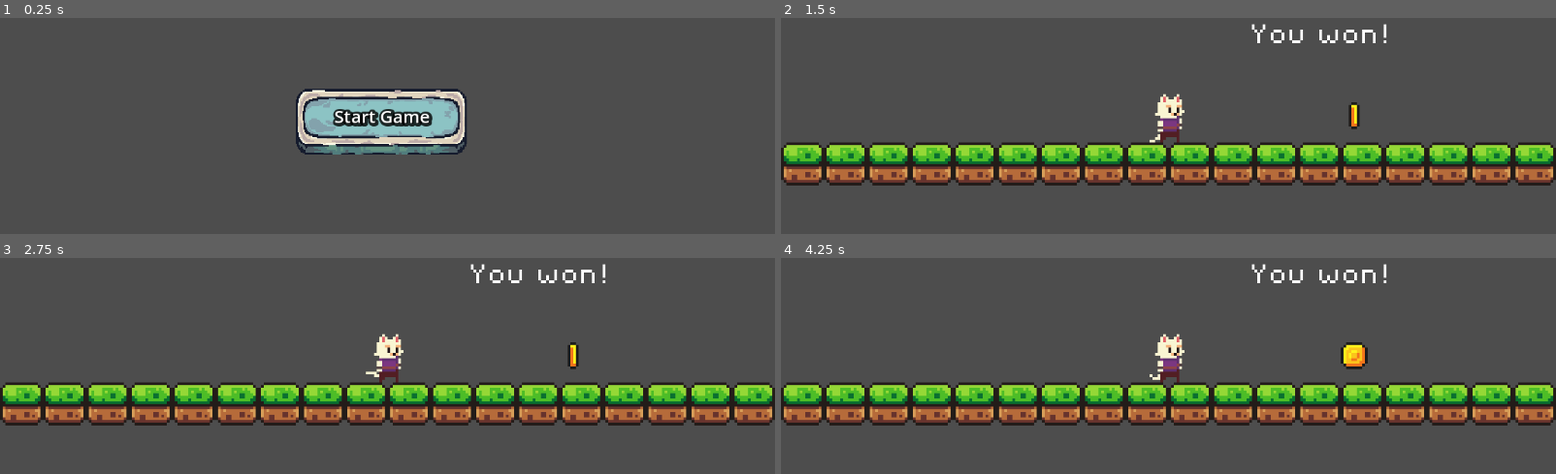
Above: before the commit, frames 1-4 (two rows, left to right).
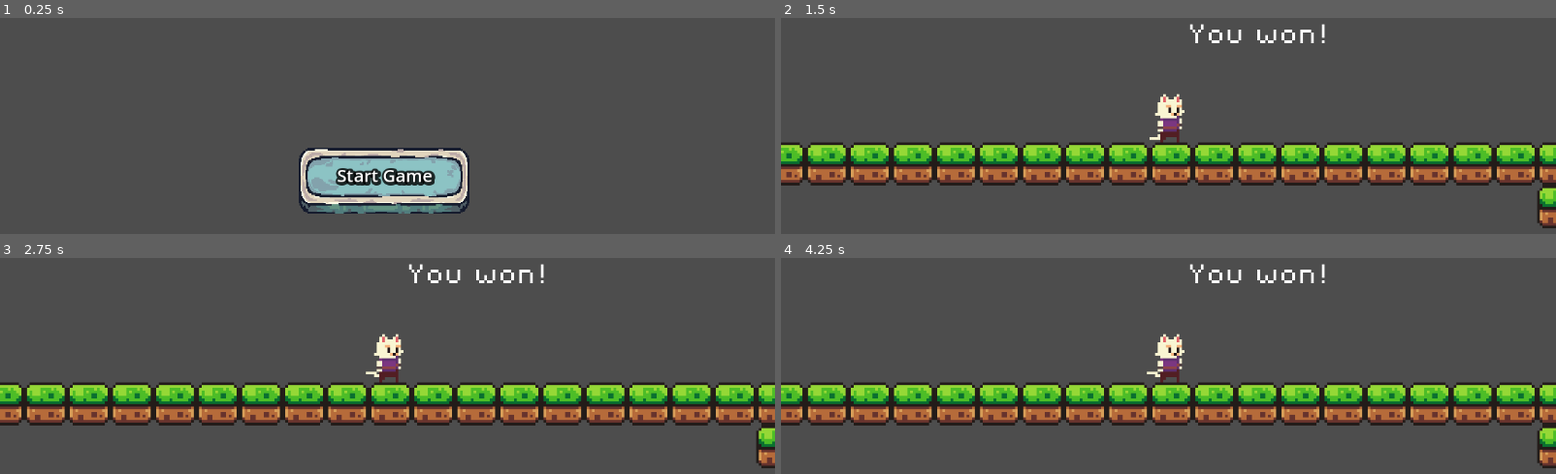
Above: after the commit, the same moments.

Repository: Mirai-09/KittyCam_campfire
Game: Godot game, scene res://Scenes/MainMenu.tscn
Same seed, same stepped clock (60 frames per second), same inputs: the game is played once before the commit and once after it.
Inputs:
- Up to frame 1 (0.25 s): no input
- Up to frame 2 (1.5 s): click "Start Game" at 0.5 s; tap Enter at 1.25 s
- Up to frame 3 (2.75 s): tap Space at 2 s
- Up to frame 4 (4.25 s): tap Enter at 2.75 s; tap Space at 3.5 s

The runs differ from the first frame. In frame 1, 12% of the frame differs, in the area x 38-61%, y 32-91%; in frame 2, 13%; in frame 3, 13%; in frame 4, 13%, in the area x 0-100%, y 2-98%.

Commit message:
bg music; no coin scene
bg music and coin musi

Diff:
--- a/kitty-cam-campfire/Scenes/MainMenu.tscn
+++ b/kitty-cam-campfire/Scenes/MainMenu.tscn
@@ -3,7 +3,7 @@
 [ext_resource type="Texture2D" uid="uid://cm2j3re4ojywf" path="res://Assets/Buttons/Button_Blue_3Slides.png" id="1_8saeu"]
 [ext_resource type="Texture2D" uid="uid://qv62jt6m0llq" path="res://Assets/Buttons/Button_Blue_3Slides_Pressed.png" id="2_ghw46"]
 [ext_resource type="Texture2D" uid="uid://cwtd0rlls2r7v" path="res://Assets/Buttons/Button_Hover_3Slides.png" id="3_df05h"]
-[ext_resource type="Script" uid="uid://cj4013sgl38jh" path="res://Scenes/start_button.gd" id="4_ghw46"]
+[ext_resource type="Script" uid="uid://cj4013sgl38jh" path="res://Scripts/start_button.gd" id="4_ghw46"]
 
 [sub_resource type="FontVariation" id="FontVariation_8saeu"]
 
@@ -27,10 +27,10 @@
 anchor_top = 0.5
 anchor_right = 0.5
 anchor_bottom = 0.5
-offset_left = -137.0
-offset_top = -56.0
-offset_right = 137.0
-offset_bottom = 56.0
+offset_left = -133.0
+offset_top = 32.0
+offset_right = 141.0
+offset_bottom = 144.0
 grow_horizontal = 2
 grow_vertical = 2
 texture_normal = ExtResource("1_8saeu")
--- /dev/null
+++ b/kitty-cam-campfire/Scenes/audio_stream_player.tscn
@@ -0,0 +1,7 @@
+[gd_scene load_steps=2 format=3 uid="uid://c08nqxj8j3y54"]
+
+[ext_resource type="AudioStream" uid="uid://cmi8w0cimwn8y" path="res://Assets/goldensoundlabs-shimmy-294651.mp3" id="1_td4n3"]
+
+[node name="AudioStreamPlayer" type="AudioStreamPlayer"]
+stream = ExtResource("1_td4n3")
+autoplay = true
--- a/kitty-cam-campfire/Scenes/coin.tscn
+++ /dev/null
@@ -1,113 +0,0 @@
-[gd_scene load_steps=17 format=3 uid="uid://c83m3r4gx2l2f"]
-
-[ext_resource type="Texture2D" uid="uid://nfn8tn6gqy2l" path="res://Assets/brackeys_platformer_assets/brackeys_platformer_assets/sprites/coin.png" id="1_2qo34"]
-[ext_resource type="Script" uid="uid://b58lpsg2jv6cf" path="res://Scripts/coin.gd" id="1_jgi06"]
-
-[sub_resource type="AtlasTexture" id="AtlasTexture_0t63x"]
-atlas = ExtResource("1_2qo34")
-region = Rect2(0, 0, 16, 16)
-
-[sub_resource type="AtlasTexture" id="AtlasTexture_v7riw"]
-atlas = ExtResource("1_2qo34")
-region = Rect2(16, 0, 16, 16)
-
-[sub_resource type="AtlasTexture" id="AtlasTexture_pdq0q"]
-atlas = ExtResource("1_2qo34")
-region = Rect2(32, 0, 16, 16)
-
-[sub_resource type="AtlasTexture" id="AtlasTexture_w14il"]
-atlas = ExtResource("1_2qo34")
-region = Rect2(48, 0, 16, 16)
-
-[sub_resource type="AtlasTexture" id="AtlasTexture_h4etq"]
-atlas = ExtResource("1_2qo34")
-region = Rect2(64, 0, 16, 16)
-
-[sub_resource type="AtlasTexture" id="AtlasTexture_o4fra"]
-atlas = ExtResource("1_2qo34")
-region = Rect2(80, 0, 16, 16)
-
-[sub_resource type="AtlasTexture" id="AtlasTexture_te2np"]
-atlas = ExtResource("1_2qo34")
-region = Rect2(96, 0, 16, 16)
-
-[sub_resource type="AtlasTexture" id="AtlasTexture_m1j4n"]
-atlas = ExtResource("1_2qo34")
-region = Rect2(112, 0, 16, 16)
-
-[sub_resource type="AtlasTexture" id="AtlasTexture_v1mwu"]
-atlas = ExtResource("1_2qo34")
-region = Rect2(128, 0, 16, 16)
-
-[sub_resource type="AtlasTexture" id="AtlasTexture_uf4yh"]
-atlas = ExtResource("1_2qo34")
-region = Rect2(144, 0, 16, 16)
-
-[sub_resource type="AtlasTexture" id="AtlasTexture_ciu18"]
-atlas = ExtResource("1_2qo34")
-region = Rect2(160, 0, 16, 16)
-
-[sub_resource type="AtlasTexture" id="AtlasTexture_ybu58"]
-atlas = ExtResource("1_2qo34")
-region = Rect2(176, 0, 16, 16)
-
-[sub_resource type="SpriteFrames" id="SpriteFrames_s5w7y"]
-animations = [{
-"frames": [{
-"duration": 1.0,
-"texture": SubResource("AtlasTexture_0t63x")
-}, {
-"duration": 1.0,
-"texture": SubResource("AtlasTexture_v7riw")
-}, {
-"duration": 1.0,
-"texture": SubResource("AtlasTexture_pdq0q")
-}, {
-"duration": 1.0,
-"texture": SubResource("AtlasTexture_w14il")
-}, {
-"duration": 1.0,
-"texture": SubResource("AtlasTexture_h4etq")
-}, {
-"duration": 1.0,
-"texture": SubResource("AtlasTexture_o4fra")
-}, {
-"duration": 1.0,
-"texture": SubResource("AtlasTexture_te2np")
-}, {
-"duration": 1.0,
-"texture": SubResource("AtlasTexture_m1j4n")
-}, {
-"duration": 1.0,
-"texture": SubResource("AtlasTexture_v1mwu")
-}, {
-"duration": 1.0,
-"texture": SubResource("AtlasTexture_uf4yh")
-}, {
-"duration": 1.0,
-"texture": SubResource("AtlasTexture_ciu18")
-}, {
-"duration": 1.0,
-"texture": SubResource("AtlasTexture_ybu58")
-}],
-"loop": true,
-"name": &"default",
-"speed": 10.0
-}]
-
-[sub_resource type="CircleShape2D" id="CircleShape2D_relgi"]
-radius = 5.0
-
-[node name="coin" type="Area2D"]
-collision_mask = 2
-script = ExtResource("1_jgi06")
-
-[node name="AnimatedSprite2D" type="AnimatedSprite2D" parent="."]
-sprite_frames = SubResource("SpriteFrames_s5w7y")
-autoplay = "default"
-frame_progress = 0.07307836
-
-[node name="CollisionShape2D" type="CollisionShape2D" parent="."]
-shape = SubResource("CircleShape2D_relgi")
-
-[connection signal="body_entered" from="." to="." method="_on_body_entered"]
--- a/kitty-cam-campfire/Scenes/main_game.tscn
+++ b/kitty-cam-campfire/Scenes/main_game.tscn
@@ -1,11 +1,12 @@
-[gd_scene load_steps=11 format=3 uid="uid://btf8y0q662l6j"]
+[gd_scene load_steps=12 format=3 uid="uid://btf8y0q662l6j"]
 
 [ext_resource type="Script" uid="uid://cwbec8701bih3" path="res://Scripts/main_game.gd" id="1_0e3vx"]
 [ext_resource type="PackedScene" uid="uid://bfh4wxnqu68fa" path="res://Scenes/player.tscn" id="1_l756w"]
 [ext_resource type="Texture2D" uid="uid://c8pv3oxgjiy34" path="res://Assets/brackeys_platformer_assets/brackeys_platformer_assets/sprites/world_tileset.png" id="2_pu3va"]
 [ext_resource type="FontFile" uid="uid://vcmqj20khw8h" path="res://Assets/brackeys_platformer_assets/brackeys_platformer_assets/fonts/PixelOperator8.ttf" id="3_bb2iq"]
-[ext_resource type="PackedScene" uid="uid://c83m3r4gx2l2f" path="res://Scenes/coin.tscn" id="4_6j5ir"]
+[ext_resource type="PackedScene" uid="uid://c83m3r4gx2l2f" path="res://Assets/CatUIFree/__MACOSX/CatUIFree/coin.tscn" id="4_6j5ir"]
 [ext_resource type="Script" uid="uid://bfn5mssrrahx2" path="res://Scripts/game_manager.gd" id="5_mgc0q"]
+[ext_resource type="AudioStream" uid="uid://c3ge7yqjns2cn" path="res://Assets/brackeys_platformer_assets/brackeys_platformer_assets/sounds/coin.wav" id="6_18r40"]
 
 [sub_resource type="TileSetAtlasSource" id="TileSetAtlasSource_0e3vx"]
 texture = ExtResource("2_pu3va")
@@ -185,7 +186,7 @@
 text = "You won!"
 
 [node name="Player" parent="." instance=ExtResource("1_l756w")]
-position = Vector2(1, -12)
+position = Vector2(24, -13)
 
 [node name="Camera2D" type="Camera2D" parent="Player"]
 position = Vector2(-1, 12)
@@ -193,6 +194,15 @@
 
 [node name="coin" parent="." instance=ExtResource("4_6j5ir")]
 position = Vector2(69, -10)
+
+[node name="AudioStreamPlayer2D2" type="AudioStreamPlayer2D" parent="coin"]
+stream = ExtResource("6_18r40")
+
+[node name="coin2" parent="." instance=ExtResource("4_6j5ir")]
+position = Vector2(135, -12)
+
+[node name="AudioStreamPlayer2D2" type="AudioStreamPlayer2D" parent="coin2"]
+stream = ExtResource("6_18r40")
 
 [node name="TileMap" type="TileMap" parent="."]
 tile_set = SubResource("TileSet_6j5ir")
Binary file removed: kitty-cam-campfire/Assets/CatUIFree/CatUIFree/free.png
Not shown, removed: kitty-cam-campfire/Assets/CatUIFree/CatUIFree/free.png.import
Binary file removed: kitty-cam-campfire/Assets/UIBundleFree/UIBundleFree/FreeDemo.png
Not shown, removed: kitty-cam-campfire/Assets/UIBundleFree/UIBundleFree/FreeDemo.png.import
Binary file removed: kitty-cam-campfire/Assets/UIBundleFree/UIBundleFree/FreeHorrorUi.png
Not shown, removed: kitty-cam-campfire/Assets/UIBundleFree/UIBundleFree/FreeHorrorUi.png.import
Binary file removed: kitty-cam-campfire/Assets/UIBundleFree/UIBundleFree/FreeUI.png
Not shown, removed: kitty-cam-campfire/Assets/UIBundleFree/UIBundleFree/FreeUI.png.import
Binary file removed: kitty-cam-campfire/Assets/UIBundleFree/UIBundleFree/MediavelFree.png
Not shown, removed: kitty-cam-campfire/Assets/UIBundleFree/UIBundleFree/MediavelFree.png.import
Binary file removed: kitty-cam-campfire/Assets/UIBundleFree/UIBundleFree/PastelUIFree.png
Not shown, removed: kitty-cam-campfire/Assets/UIBundleFree/UIBundleFree/PastelUIFree.png.import
(and 21 more such lines)
